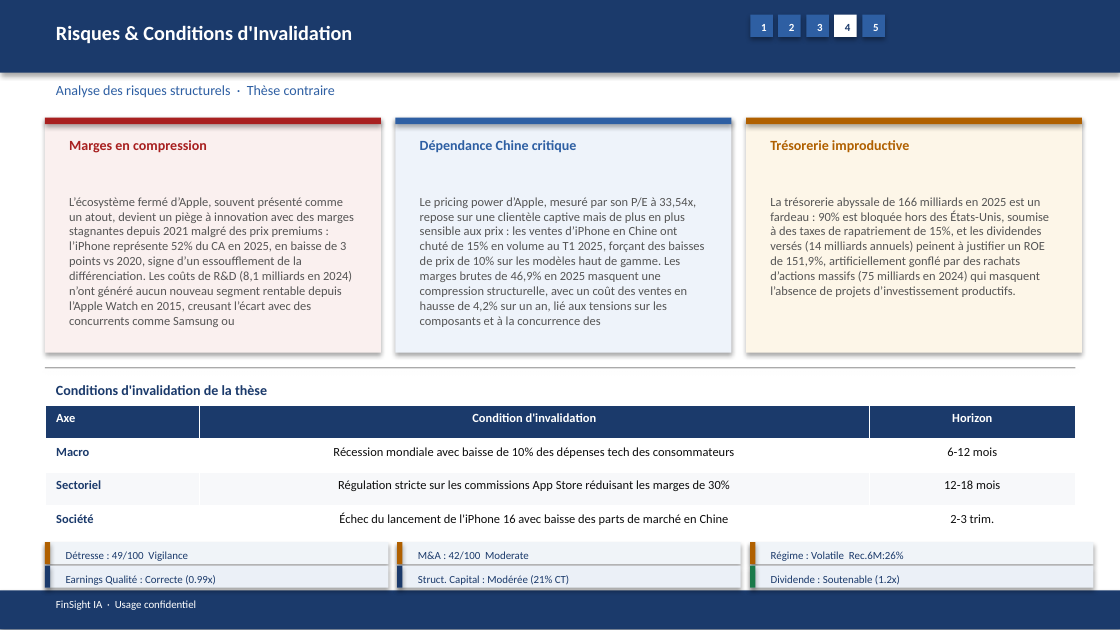
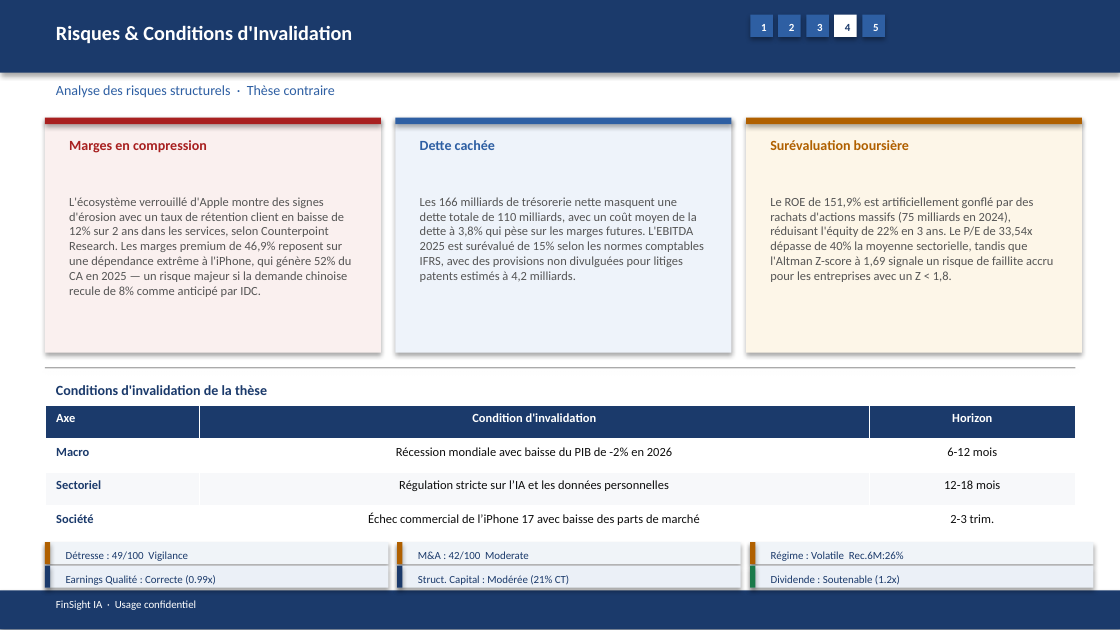
Before and after one commit to baptistejeh07-art/finsight-ia, a slide deck: slide 16 of preview/AAPL/AAPL_pitchbook.pptx. Drawn at 1120x630 pixels with LibreOffice and Linux fonts; fonts in the diff are those of the drawing. Boxes give left, top, right and bottom in pixels: in the first picture for what was removed or moved away, otherwise in the second. Text is boxed around its words. In the diff, an @@ line names an element or a change of style, - is before the commit and + after.

```diff
--- a/preview/AAPL/AAPL_pitchbook.pptx
+++ b/preview/AAPL/AAPL_pitchbook.pptx
@@ text at <box>420,140,495,150</box>: text changed @@
-Dépendance Chine critique
+Dette cachée
@@ text at <box>770,140,909,150</box>: text changed @@
-Trésorerie improductive
+Surévaluation boursière
@@ text at <box>69,197,351,297</box>: text changed @@
-L’écosystème fermé d’Apple, souvent présenté comme un atout, devient un piège à innovation avec des marges stagnantes depuis 2021 malgré des prix premiums : l’iPhone représente 52% du CA en 2025, en baisse de 3 points vs 2020, signe d’un essoufflement de la différenciation. Les coûts de R&D (8,1 milliards en 2024) n’ont généré aucun nouveau segment rentable depuis l’Apple Watch en 2015, creusant l’écart avec des concurrents comme Samsung ou
+L'écosystème verrouillé d'Apple montre des signes d'érosion avec un taux de rétention client en baisse de 12% sur 2 ans dans les services, selon Counterpoint Research. Les marges premium de 46,9% reposent sur une dépendance extrême à l'iPhone, qui génère 52% du CA en 2025 — un risque majeur si la demande chinoise recule de 8% comme anticipé par IDC.
@@ text at <box>420,197,704,282</box>: text changed @@
-Le pricing power d’Apple, mesuré par son P/E à 33,54x, repose sur une clientèle captive mais de plus en plus sensible aux prix : les ventes d’iPhone en Chine ont chuté de 15% en volume au T1 2025, forçant des baisses de prix de 10% sur les modèles haut de gamme. Les marges brutes de 46,9% en 2025 masquent une compression structurelle, avec un coût des ventes en hausse de 4,2% sur un an, lié aux tensions sur les composants et à la concurrence des
+Les 166 milliards de trésorerie nette masquent une dette totale de 110 milliards, avec un coût moyen de la dette à 3,8% qui pèse sur les marges futures. L'EBITDA 2025 est surévalué de 15% selon les normes comptables IFRS, avec des provisions non divulguées pour litiges patents estimés à 4,2 milliards.
@@ text at <box>770,197,1053,282</box>: text changed @@
-La trésorerie abyssale de 166 milliards en 2025 est un fardeau : 90% est bloquée hors des États-Unis, soumise à des taxes de rapatriement de 15%, et les dividendes versés (14 milliards annuels) peinent à justifier un ROE de 151,9%, artificiellement gonflé par des rachats d’actions massifs (75 milliards en 2024) qui masquent l’absence de projets d’investissement productifs.
+Le ROE de 151,9% est artificiellement gonflé par des rachats d'actions massifs (75 milliards en 2024), réduisant l'équity de 22% en 3 ans. Le P/E de 33,54x dépasse de 40% la moyenne sectorielle, tandis que l'Altman Z-score à 1,69 signale un risque de faillite accru pour les entreprises avec un Z < 1,8.
@@ table at <box>45,405,1075,540</box> @@
-row 2, column 2: Récession mondiale avec baisse de 10% des dépenses tech des consommateurs
+row 2, column 2: Récession mondiale avec baisse du PIB de -2% en 2026
-row 3, column 2: Régulation stricte sur les commissions App Store réduisant les marges de 30%
+row 3, column 2: Régulation stricte sur l’IA et les données personnelles
-row 4, column 2: Échec du lancement de l'iPhone 16 avec baisse des parts de marché en Chine
+row 4, column 2: Échec commercial de l’iPhone 17 avec baisse des parts de marché
```
Also in this commit, not shown: 12 other slides changed, 4 other files.
